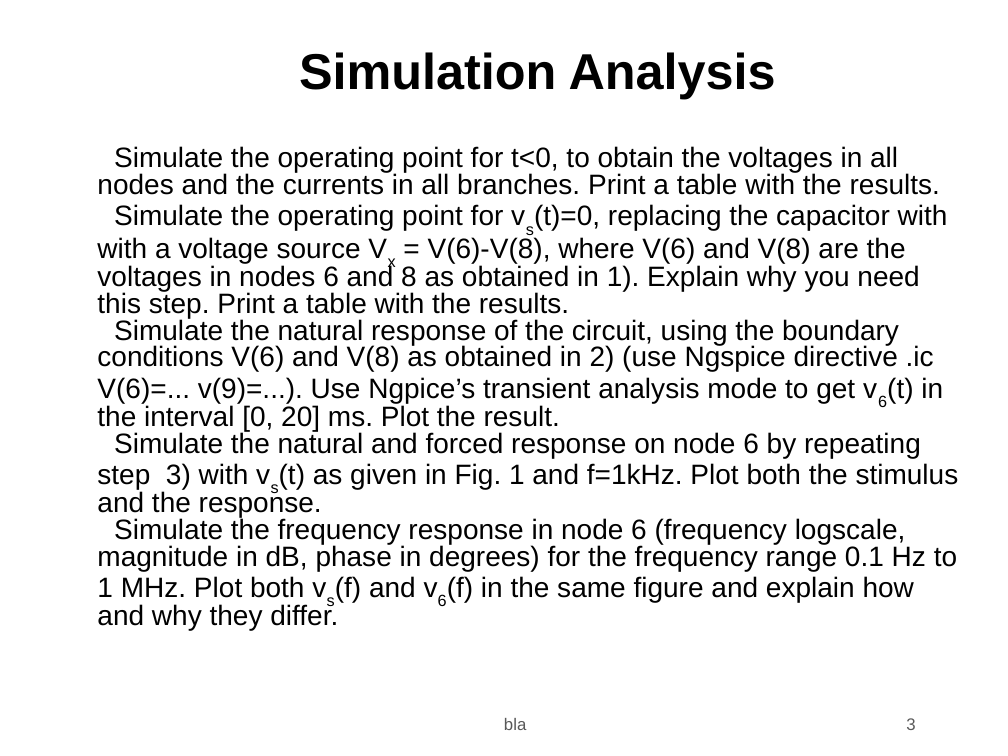
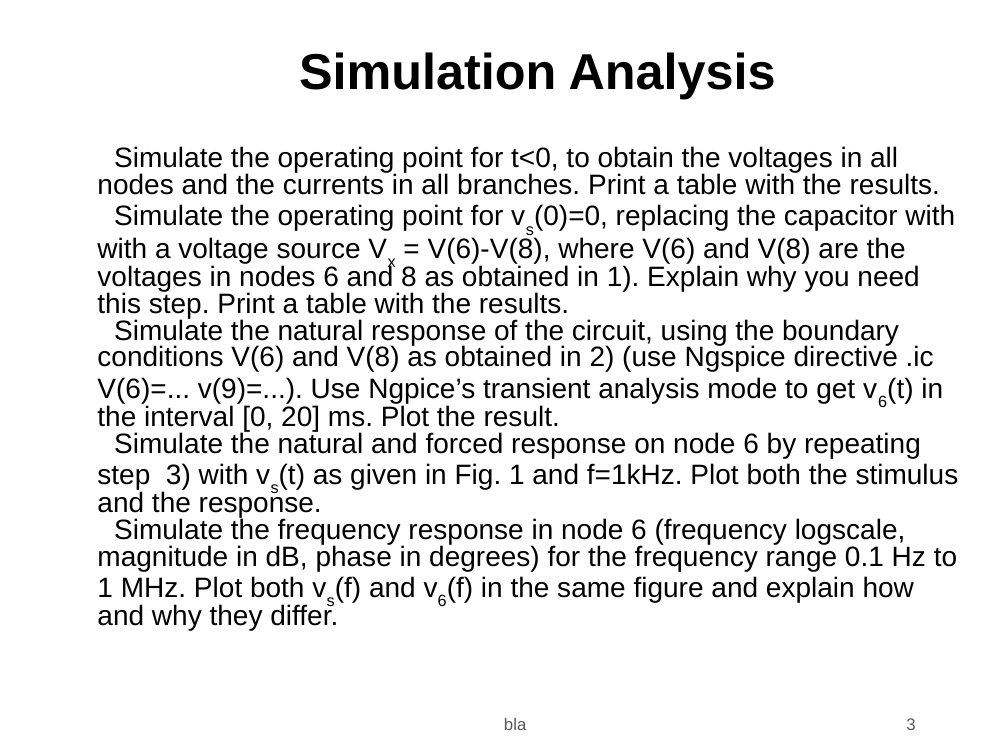
Before and after one commit to Ruben10Novais/ist-tcfe-1, a slide deck: slide 3 of t2/t2.odp. Drawn at 1008x756 pixels with LibreOffice and Linux fonts; fonts in the diff are those of the drawing; background and template pictures are left out. Boxes give left, top, right and bottom in pixels: in the first picture for what was removed or moved away, otherwise in the second. Text is boxed around its words. In the diff, an @@ line names an element or a change of style, - is before the commit and + after.

```diff
--- a/t2/t2.odp
+++ b/t2/t2.odp
@@ text at (x1=97, y1=204, x2=955, y2=318): text changed @@
-2) Simulate the operating point for vs(t)=0, replacing the capacitor with with a voltage source Vx = V(6)-V(8), where V(6) and V(8) are the voltages in nodes 6 and 8 as obtained in 1). Explain why you need this step. Print a table with the results.
+2) Simulate the operating point for vs(0)=0, replacing the capacitor with with a voltage source Vx = V(6)-V(8), where V(6) and V(8) are the voltages in nodes 6 and 8 as obtained in 1). Explain why you need this step. Print a table with the results.
```
Also in this commit, not shown: 22 other files.
